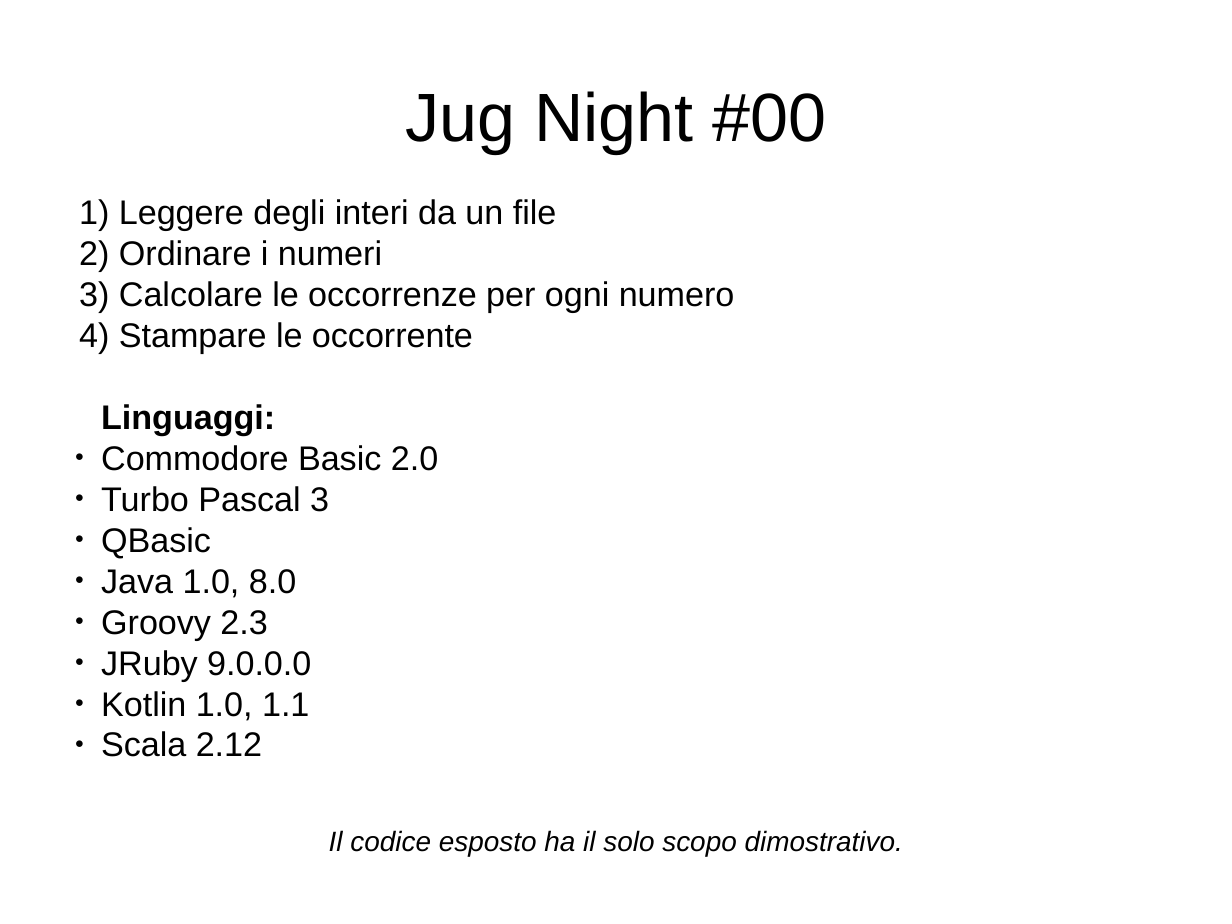
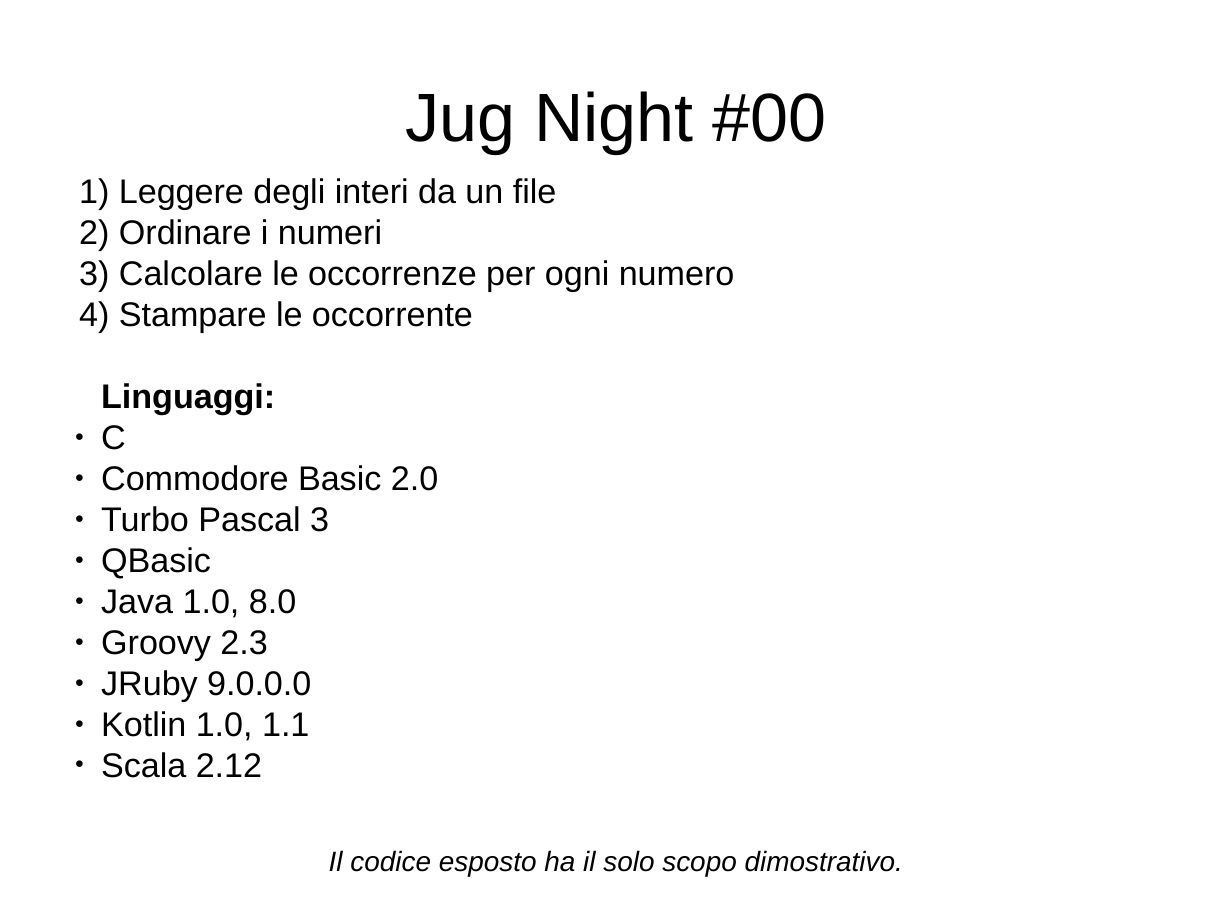
Before and after one commit to fvasco/jug-2017-07, a slide deck: slide 1 of presentazione.odp. Drawn at 1232x924 pixels with LibreOffice and Linux fonts; fonts in the diff are those of the drawing. Boxes give left, top, right and bottom in pixels: in the first picture for what was removed or moved away, otherwise in the second. Text is boxed around its words. In the diff, an @@ line names an element or a change of style, - is before the commit and + after.

Commit message:
Slide: "C" added

```diff
--- a/presentazione.odp
+++ b/presentazione.odp
@@ subtitle at box(101, 425, 126, 450): paragraph added @@
+● C
```
Also in this commit, not shown: 1 slide added.
